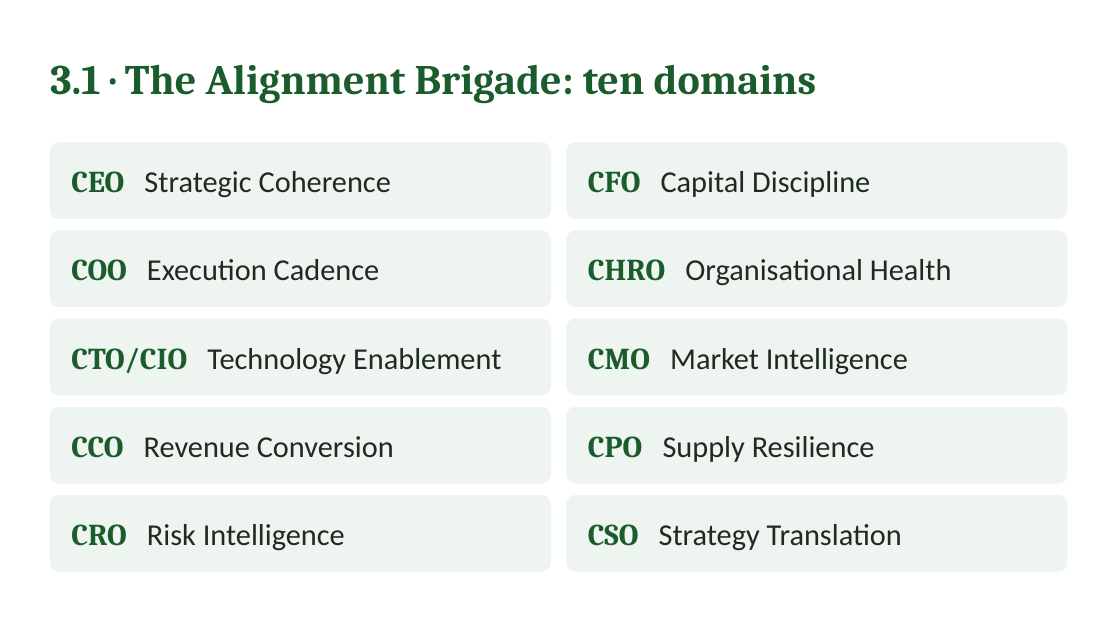
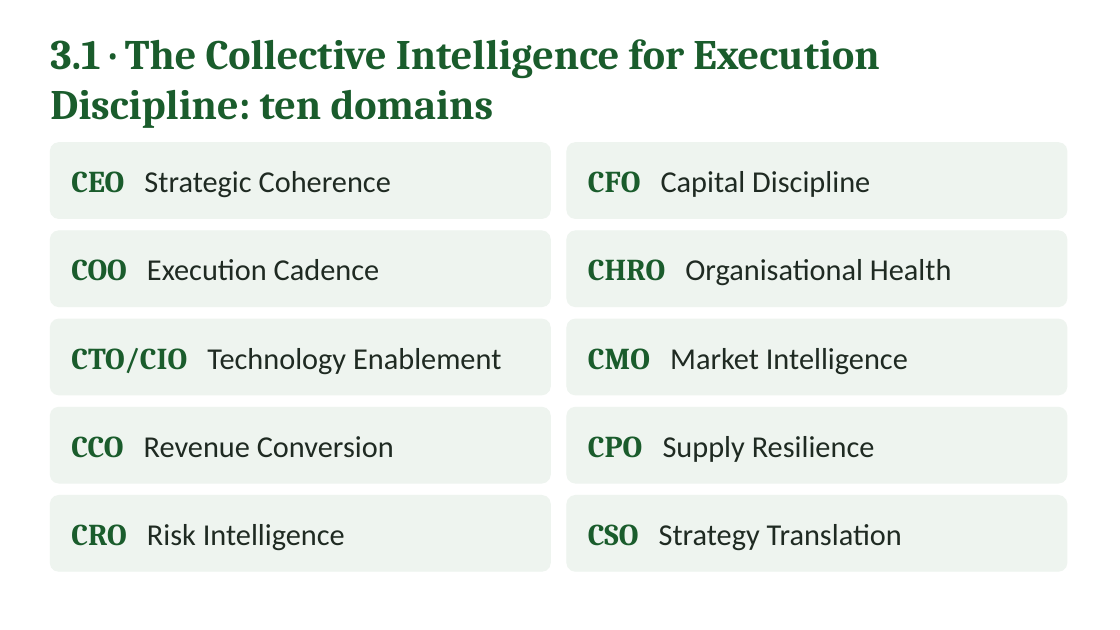
Before and after one commit to IBSL26/ibsl-platform, a slide deck: slide 12 of Unit decks/Unit 12 - Sustaining Performance.pptx. Drawn at 1120x630 pixels with LibreOffice and Linux fonts; fonts in the diff are those of the drawing. Boxes give left, top, right and bottom in pixels: in the first picture for what was removed or moved away, otherwise in the second. Text is boxed around its words. In the diff, an @@ line names an element or a change of style, - is before the commit and + after.

Commit message:
Alignment Brigade replaced by the collective intelligence for execution discipline (Units 3-7, 9, 12)

```diff
--- a/Unit decks/Unit 12 - Sustaining Performance.pptx
+++ b/Unit decks/Unit 12 - Sustaining Performance.pptx
@@ text at bbox=[50, 39, 879, 128]: text changed @@
-3.1 · The Alignment Brigade: ten domains
+3.1 · The Collective Intelligence for Execution Discipline: ten domains
```
Also in this commit, not shown: 1 other slide changed, 18 other files.
